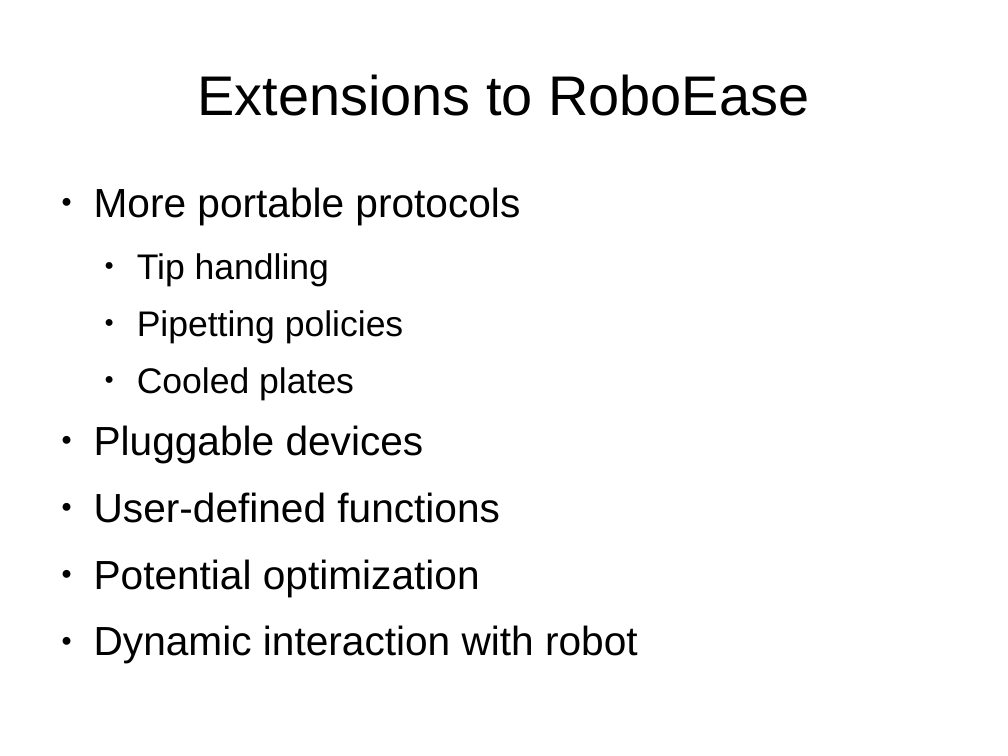
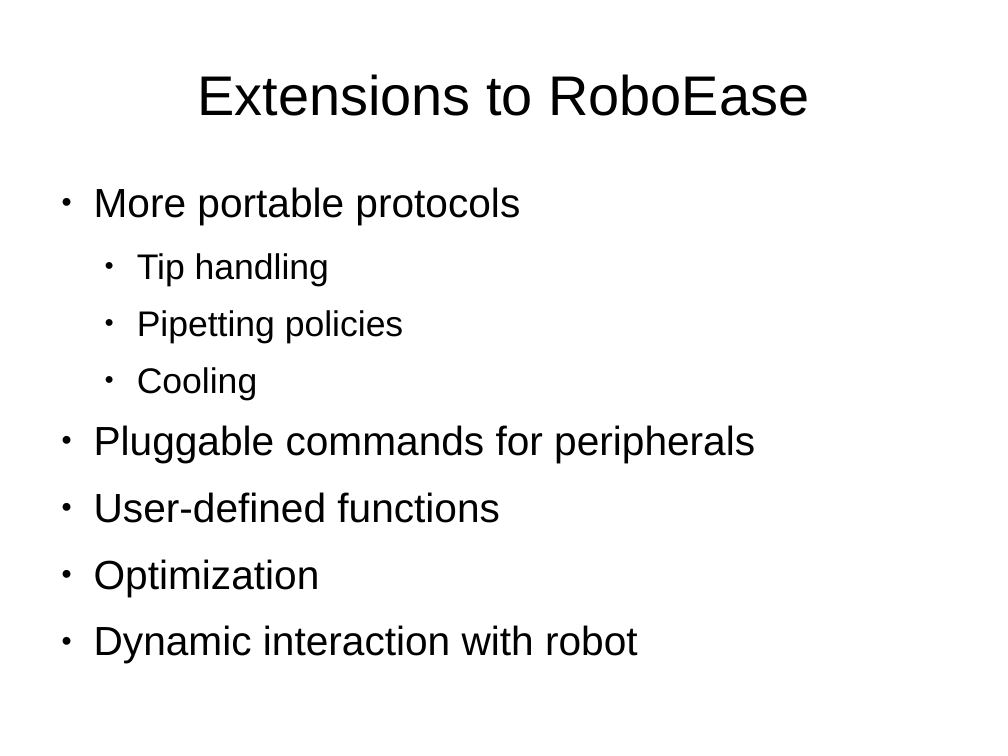
Before and after one commit to ellis/roboliq, a slide deck: slide 2 of doc/report2.odp. Drawn at 1008x756 pixels with LibreOffice and Linux fonts; fonts in the diff are those of the drawing. Boxes give left, top, right and bottom in pixels: in the first picture for what was removed or moved away, otherwise in the second. Text is boxed around its words. In the diff, an @@ line names an element or a change of style, - is before the commit and + after.

```diff
--- a/doc/report2.odp
+++ b/doc/report2.odp
@@ text at [94,367,755,463]: text changed @@
-  ● Cooled plates
-● Pluggable devices
+  ● Cooling
+● Pluggable commands for peripherals
@@ text at [94,559,320,596]: text changed @@
-● Potential optimization
+● Optimization
```
Also in this commit, not shown: 2 other slides changed, 1 slide added, 9 other files.
